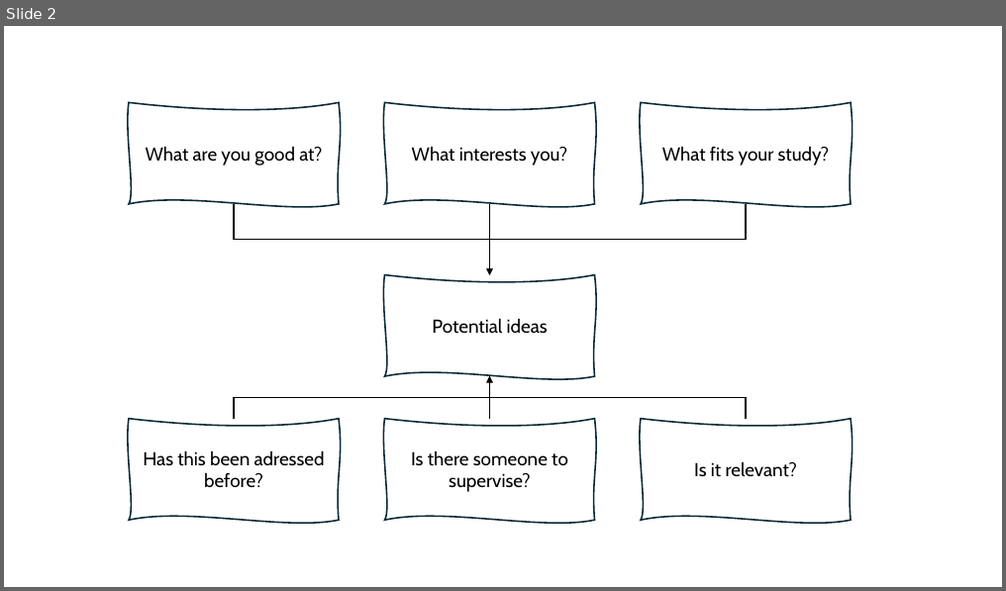
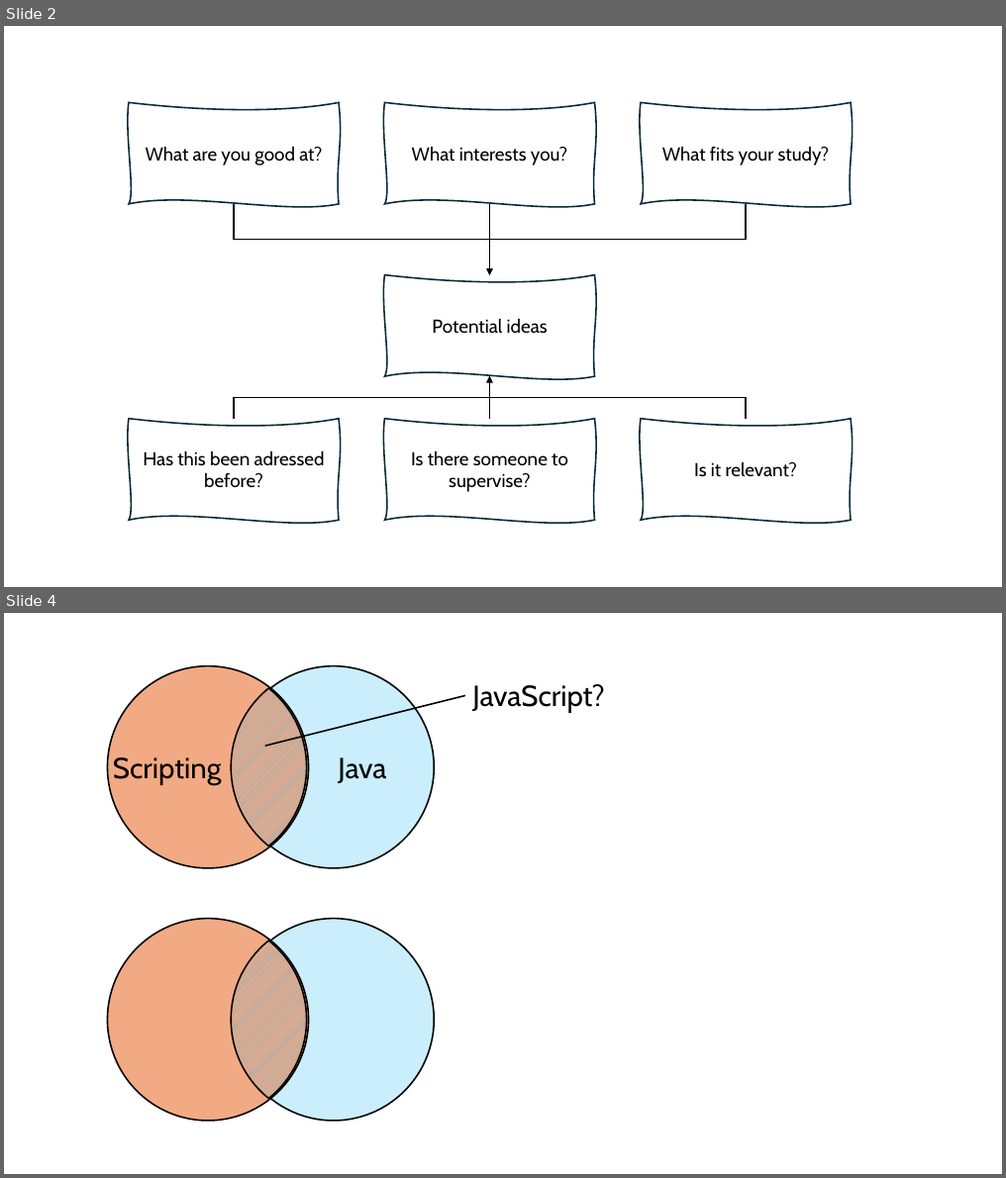
Before and after one commit to ehilzinger/Lectures, a slide deck: static/files/graphics.pptx. Shown one above the other, each under a label of ours: slide 2 before the commit, slides 2 and 4 after it; the slides between them are not shown. The pictures are 1006x591 and 1006x1178 pixels, drawn with LibreOffice and Linux fonts; fonts in the diff are those of the drawing. Boxes give left, top, right and bottom in pixels: in the first picture for what was removed or moved away, otherwise in the second. Text is boxed around its words. In the diff, an @@ line names an element or a change of style, - is before the commit and + after.

```diff
--- a/static/files/graphics.pptx
+++ b/static/files/graphics.pptx
@@ slide 4 added at (4,613,1002,1174), background #FFFFFF @@
@@ ellipse added at (107,666,309,868), fill #F2AA84, outline #000000 1.5 pt @@
@@ ellipse added at (233,666,435,868), fill #CAEEFB, outline #000000 1.5 pt @@
@@ freeform shape added at (231,688,307,847), fill pattern #46B1E1 on #F2AA84, outline #000000 1.5 pt @@
@@ line added from (465, 695) to (265, 746), #000000 1.5 pt @@
@@ text added at (472,684,604,713), 28 pt, text #000000 @@
+JavaScript?
@@ text added at (113,758,221,785), 28 pt, text #000000 @@
+Scripting
@@ text added at (338,758,386,783), 28 pt, text #000000 @@
+Java
@@ ellipse added at (107,919,309,1121), fill #F2AA84, outline #000000 1.5 pt @@
@@ ellipse added at (233,919,435,1121), fill #CAEEFB, outline #000000 1.5 pt @@
@@ freeform shape added at (231,941,307,1099), fill pattern #46B1E1 on #F2AA84, outline #000000 1.5 pt @@
```
Also in this commit, not shown: 2 other slides added, 1 slide removed, 14 other files.
